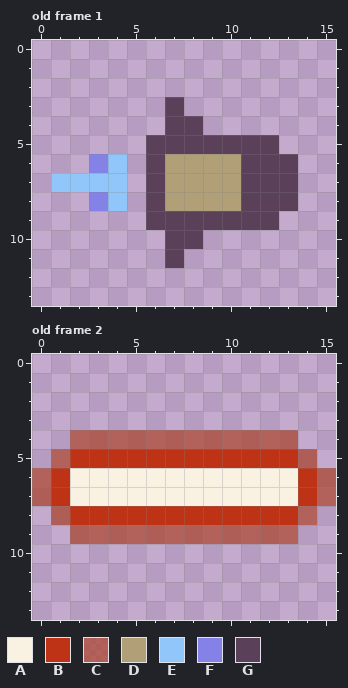
One commit to this pixel-art file: mockup/projectile.aseprite. The picture above is the old version.
16x14 pixels, 3 frames. Colours within 5 levels of each other are drawn and written as one. Shown: old frame 1, old frame 2. The commit also changed other frames, which this record leaves out.
Palette (. is transparent): A #f9f2e3  B #be3316  C #ac452fb8  D #b19f78  E #91c6fb  F #8482e7  G #5a4159
New version:
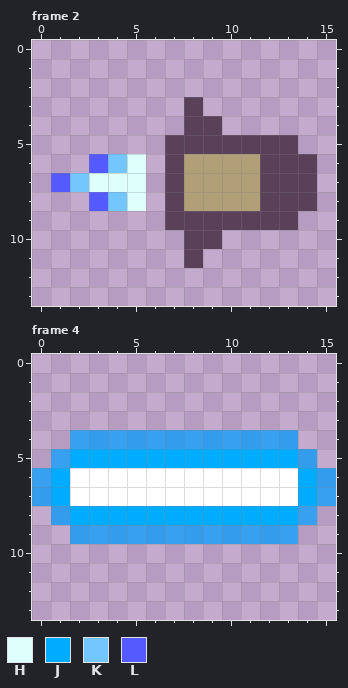
Colours new in this view: H #defffb  J #00acff  K #74c6ff  L #555aff
A new or re-ordered frame is compared with the old frame closest to it.
Author's note on the commit: Change projectile appearance with flux
Diff:
frames 3 -> 6
frames re-ordered
Colour A changes from #f9f2e3 to #ffffff.
Colour C changes from #ac452fb8 to #009cffb8.
Frame 2 against old frame 1:
The author changed colour G to colour D in rows 6 to 8 at x 11.
Colour G now appears in row 3 at x 8; in row 4 at x 9; in row 5 at x 13; in rows 6 to 8 at x 14; in row 9 at x 13; in row 10 at x 9.
Colour G now appears in row 11 at x 8.
The author changed colour D to colour G in rows 6 to 8 at x 7.
Colour H now appears in rows 6 to 8 at x 5.
The author changed colour E to colour H in row 7 at x 3 to 4.
The author changed colour E to colour K in row 6 at x 4; in row 7 at x 2; in row 8 at x 4.
The author changed colour E to colour L in row 7 at x 1.
The author changed colour F to colour L in row 6 at x 3; in row 8 at x 3.
The edit erases colour G in rows 3 to 4 at x 7; in rows 5 to 9 at x 6; in rows 10 to 11 at x 7.
Frame 4 is new; against old frame 2:
The author changed colour B to colour J in row 5 at x 2 to 13; in rows 6 to 7 at x 1 and 14; in row 8 at x 2 to 13.
Changed places in both pictures, as pixel boxes (x1, y1, x2, y2):
changed: (51, 97, 317, 268)
changed: (32, 430, 336, 544)
